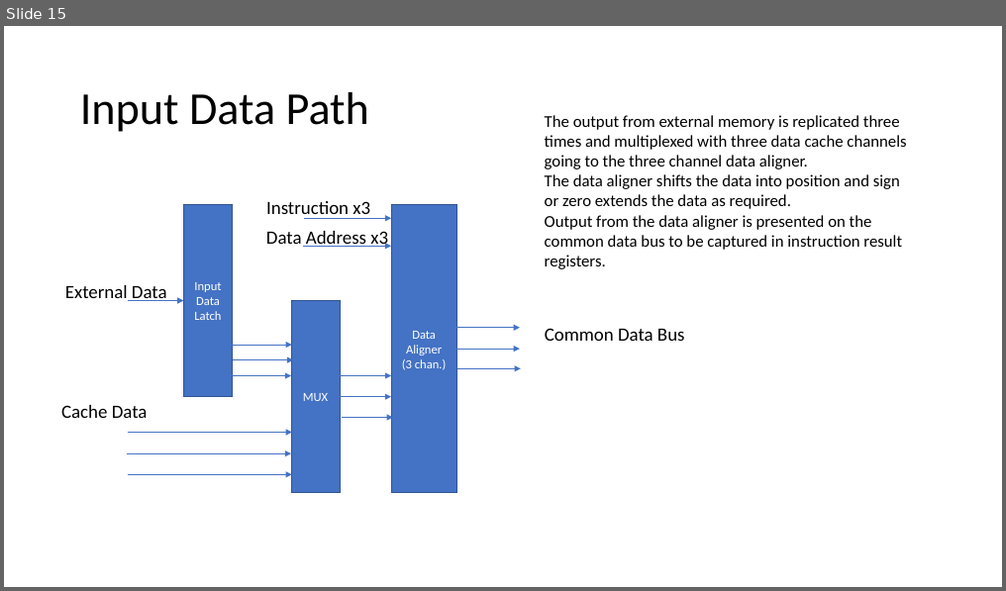
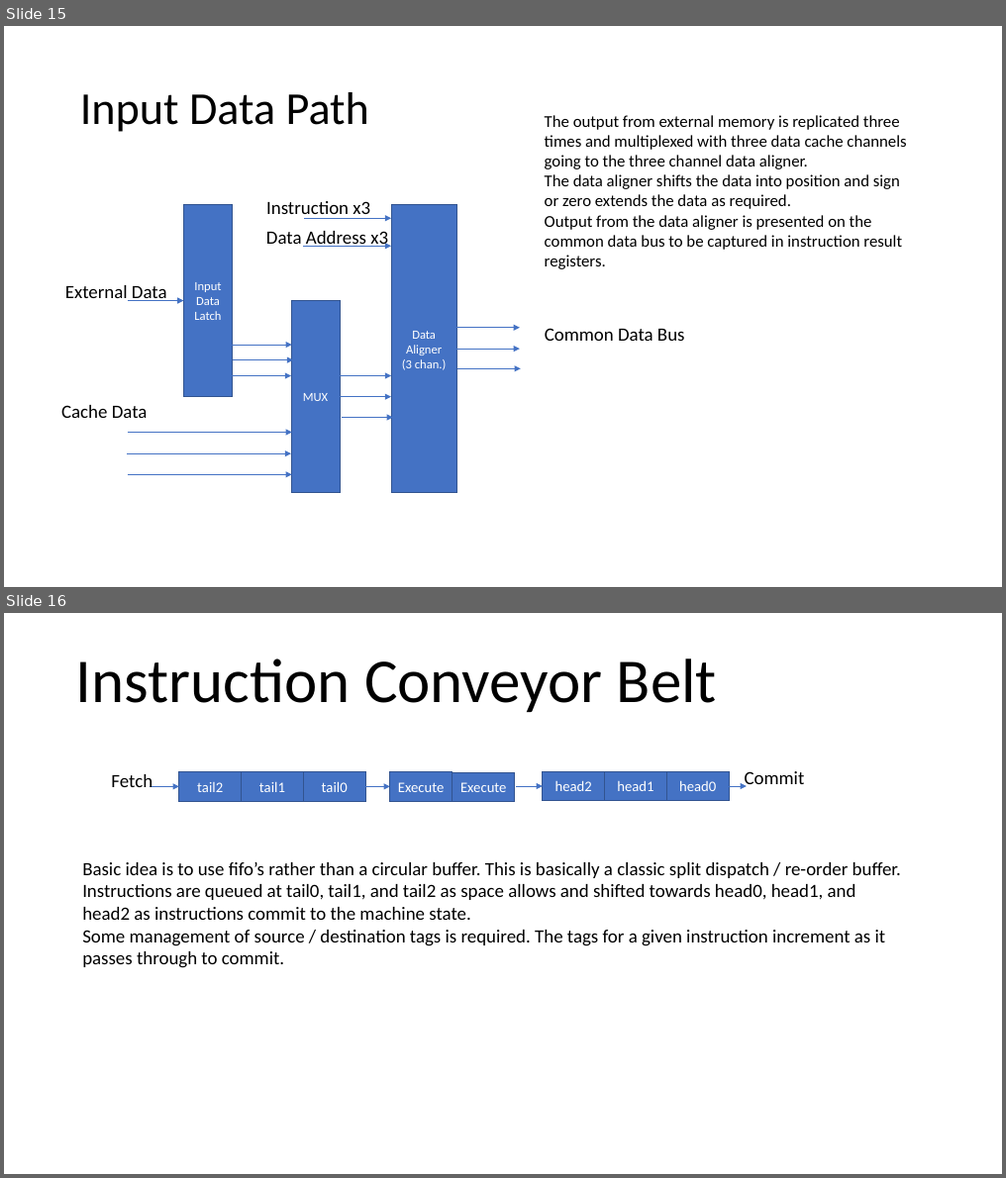
Before and after one commit to robfinch/Cores, a slide deck: FT64/v7/doc/IDPlacement2.pptx. Shown one above the other, each under a label of ours: slide 15 before the commit, slides 15 and 16 after it. The pictures are 1006x591 and 1006x1178 pixels, drawn with LibreOffice and Linux fonts; fonts in the diff are those of the drawing. Boxes give left, top, right and bottom in pixels: in the first picture for what was removed or moved away, otherwise in the second. Text is boxed around its words. In the diff, an @@ line names an element or a change of style, - is before the commit and + after.

```diff
--- a/FT64/v7/doc/IDPlacement2.pptx
+++ b/FT64/v7/doc/IDPlacement2.pptx
@@ slide 16 added at <box>4,613,1002,1174</box>, background #FFFFFF @@
@@ title added at <box>76,659,717,712</box>, 60 pt, text #000000 @@
+Instruction Conveyor Belt
@@ text added at <box>111,774,152,787</box>, 18 pt, text #000000 @@
+Fetch
@@ arrow added from (150, 786) to (179, 786), #4472C4 0.5 pt @@
@@ rectangle added at <box>179,771,242,801</box>, fill #4472C4, outline #325491 1 pt, 14 pt, text #FFFFFF @@
+tail2
@@ rectangle added at <box>242,771,303,801</box>, fill #4472C4, outline #325491 1 pt, 14 pt, text #FFFFFF @@
+tail1
@@ rectangle added at <box>303,771,365,801</box>, fill #4472C4, outline #325491 1 pt, 14 pt, text #FFFFFF @@
+tail0
@@ arrow added from (365, 786) to (390, 786), #4472C4 0.5 pt @@
@@ rectangle added at <box>390,771,452,801</box>, fill #4472C4, outline #325491 1 pt, 14 pt, text #FFFFFF @@
+Execute
@@ rectangle added at <box>452,772,515,802</box>, fill #4472C4, outline #325491 1 pt, 14 pt, text #FFFFFF @@
+Execute
@@ arrow added from (516, 786) to (543, 786), #4472C4 0.5 pt @@
@@ rectangle added at <box>543,771,605,801</box>, fill #4472C4, outline #325491 1 pt, 14 pt, text #FFFFFF @@
+head2
@@ rectangle added at <box>605,771,667,801</box>, fill #4472C4, outline #325491 1 pt, 14 pt, text #FFFFFF @@
+head1
@@ rectangle added at <box>667,771,730,801</box>, fill #4472C4, outline #325491 1 pt, 14 pt, text #FFFFFF @@
+head0
@@ arrow added from (730, 786) to (746, 786), #4472C4 0.5 pt @@
@@ text added at <box>745,771,805,787</box>, 18 pt, text #000000 @@
+Commit
@@ text added at <box>82,862,901,968</box>, 18 pt, text #000000 @@
+Basic idea is to use fifo’s rather than a circular buffer. This is basically a classic split dispatch / re-order buffer.
+Instructions are queued at tail0, tail1, and tail2 as space allows and shifted towards head0, head1, and head2 as instructions commit to the machine state.
+Some management of source / destination tags is required. The tags for a given instruction increment as it passes through to commit.
```
Also in this commit, not shown: 1 other file.
